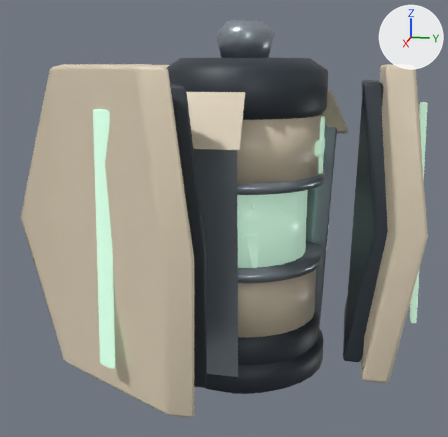
Before and after pictures for a commit that changed the FBX model unity-vfx-preview/Assets/Resources/TRIAS/PowerCells/PowerCells.fbx.
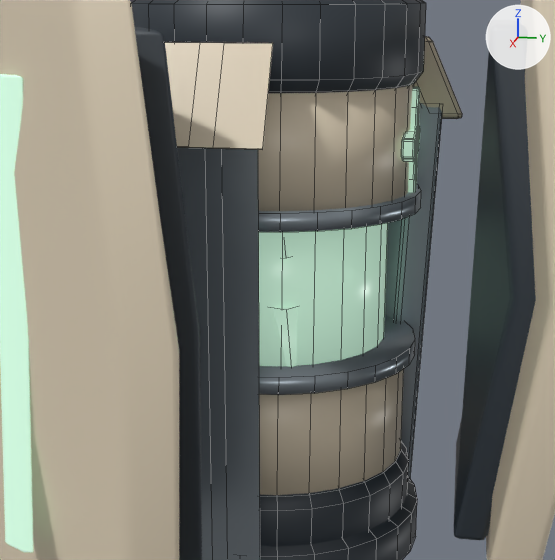
Each version is shown whole from a 50 mm lens placed at (1.07, 0.178, 0.258), pointed at (0.01, -0.034, -0.007), then close up on the part from 22% to 89% of the width and 16% to 85% of the height. Lighting does not change. The marker at upper right points along +X, +Y and +Z. The older version's two pictures come first. The close-ups show mesh edges as thin lines. Where no turn or scale is listed for an object, it has been applied to the vertices. Vertices at exactly the same position are counted once.

In view in the first close-up: 'Med_Mount', 'Shield_Mount', 'Surge_Mount'.
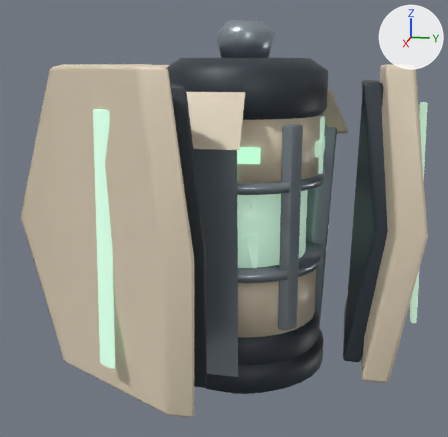
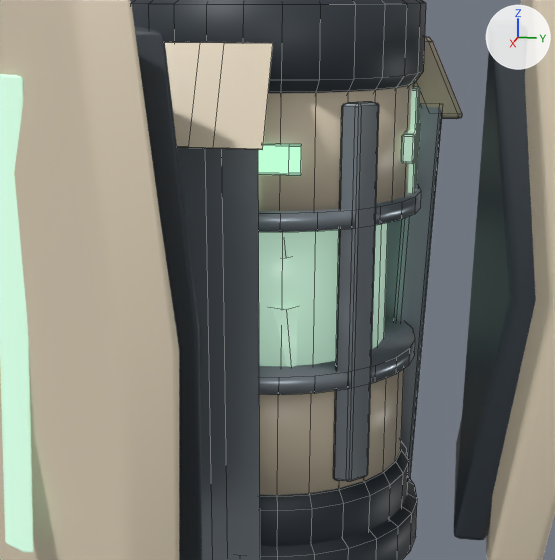
What differs and where, as boxes (x1, y1, x2, y2) in the close-ups (555 x 560 px):
part 1 of me_med_mesh, rebuilt
    before: (408, 87, 420, 192)
    after: (408, 87, 420, 193)
part 2 of me_med_mesh, built on
    before: (401, 127, 420, 161)
    after: (258, 102, 420, 481)

The change in detail:
me_med_mesh is used by ob_med_mount; location (0.0, 0.0, 0.0).
me_med_mesh had 704 vertices, 500 faces and spanned x -0.142..0.142, y -0.142..0.142, z -0.27..0.33.
me_med_mesh now has 1111 vertices, 879 faces and spans x -0.142..0.142, y -0.149..0.142, z -0.27..0.33.
me_med_mesh part 1: the loose piece of 80 vertices spanning x -0.013..0.013, y 0.125..0.137, z 0.075..0.175 is rebuilt with 56 vertices and now spans x -0.013..0.013, y 0.125..0.137, z 0.075..0.175.
me_med_mesh part 2: 42 vertices moved from x -0.048..0.05, y 0.125..0.137, z 0.112..0.138 to x -0.05..0.05, y 0.125..0.137, z 0.112..0.138; 38 vertices removed from x -0.05..0.037, y 0.125..0.137, z 0.113..0.137; 469 vertices added at x -0.137..0.137, y -0.149..0.137, z -0.17..0.175.
